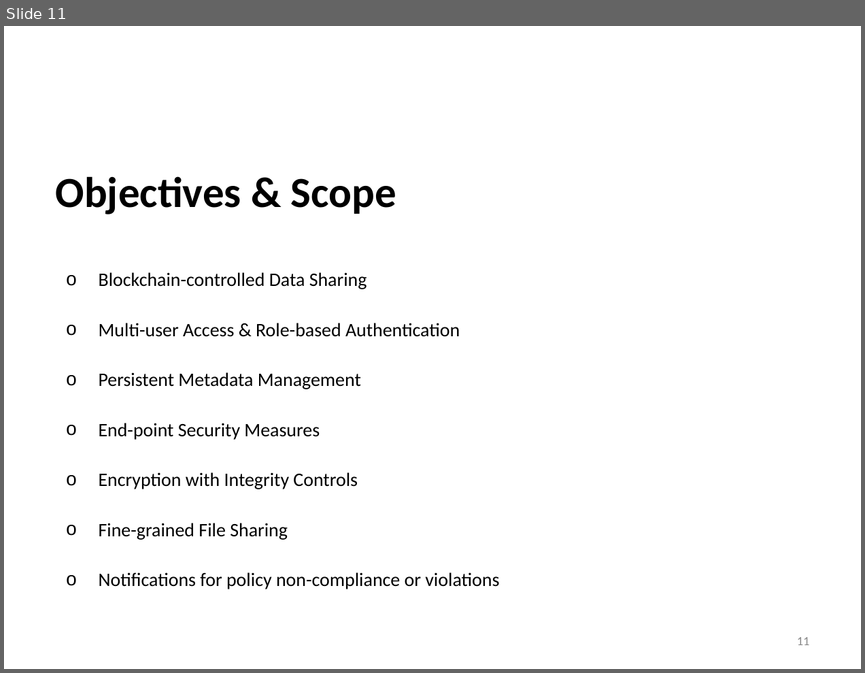
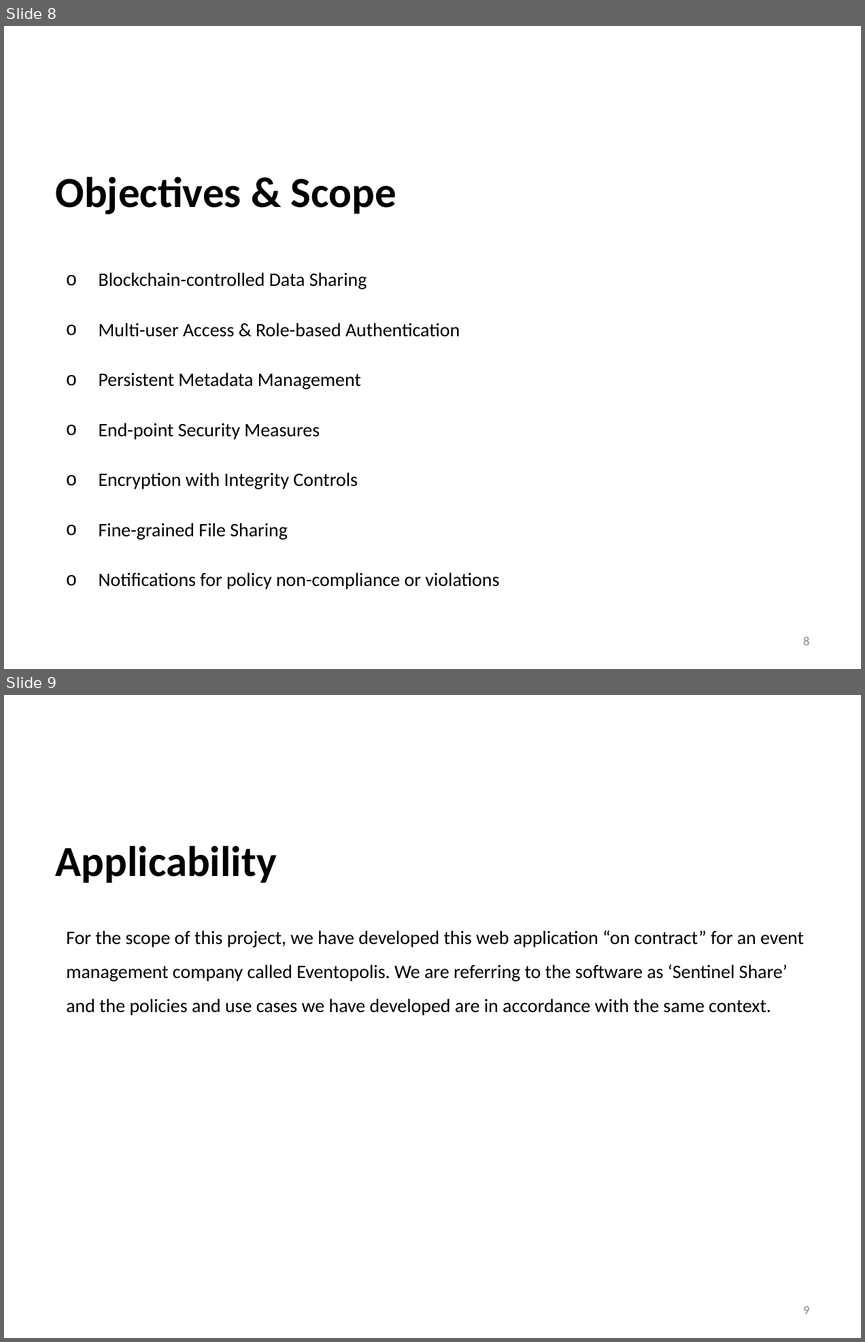
Before and after one commit to asr-24/SentinelShare, a slide deck: Synopsis Presentation.pptx. Shown one above the other, each under a label of ours: slide 11 before the commit, slides 8 and 9 after it. The pictures are 865x673 and 865x1342 pixels, drawn with LibreOffice and Linux fonts; fonts in the diff are those of the drawing; background and template pictures are left out. Boxes give left, top, right and bottom in pixels: in the first picture for what was removed or moved away, otherwise in the second. Text is boxed around its words. In the diff, an @@ line names an element or a change of style, - is before the commit and + after.

```diff
--- a/Synopsis Presentation.pptx
+++ b/Synopsis Presentation.pptx
@@ slide 9 added at box(4, 695, 861, 1338), background picture (left out) @@
@@ title added at box(56, 845, 277, 883), 36 pt, text #000000, bold @@
+Applicability
@@ text added at box(66, 930, 804, 1015), 16 pt, text #000000 @@
+For the scope of this project, we have developed this web application “on contract” for an event management company called Eventopolis. We are referring to the software as ‘Sentinel Share’ and the policies and use cases we have developed are in accordance with the same context.
@@ page number added at box(803, 1306, 809, 1314), 10.5 pt, text #888888 @@
+9
@@ what was slide 11 is now slide 8 @@
@@ page number at box(803, 636, 809, 645): text changed @@
-11
+8
```
Also in this commit, not shown: 2 slides changed, 5 other slides added, 1 slide removed, 3 other files.
